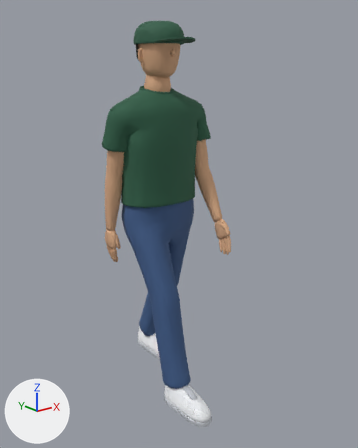
Before and after pictures for a commit that changed the glTF model public/assets/models/cafe-staff-lite.glb.
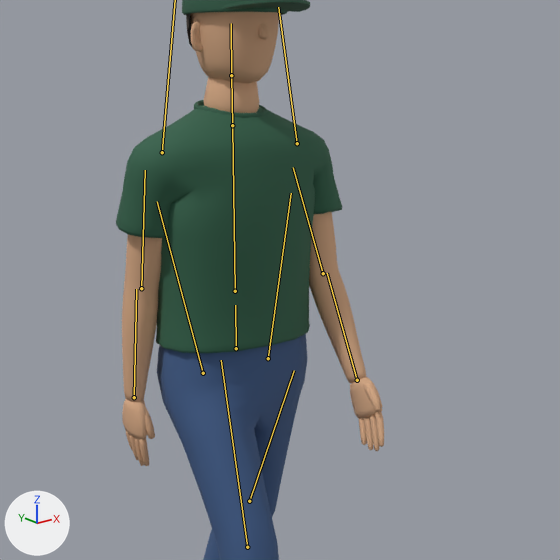
Each version is shown whole from a camera (50 mm lens) standing at (-1.313, -1.784, 1.476) and looking at (0.027, -0.108, 0.806), then close up on the part from 13% to 88% of the width and 8% to 69% of the height. Every picture has the same lights, and +X, +Y and +Z are marked at lower left. The first two pictures are the older version. Both versions are drawn at frame 0 of the action 'Walk'; the numbers are the values there. The bones that change, and the others that lie on the model, are drawn over the model as lines in the close-ups.

In view in the first close-up: 'MannequinBody', 'StaffCap'.
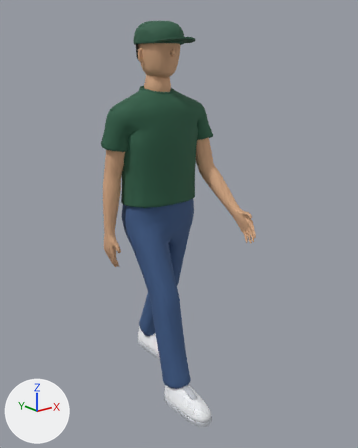
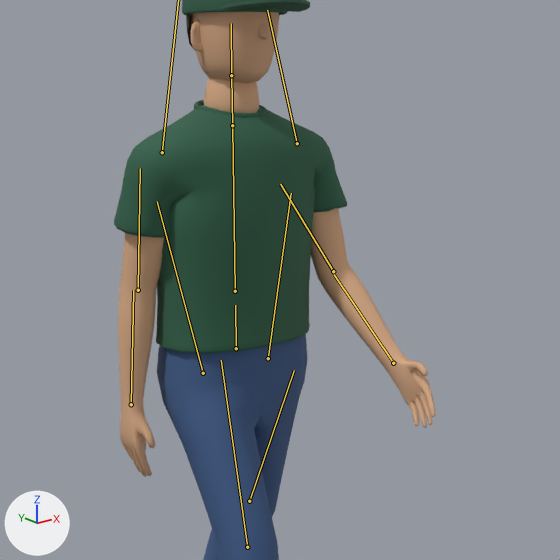
The edits, one by one:
Bone 'LeftArm' (bone_leftarm) turns from (13, 0, 0) to (11, 1, -3) degrees about its own x, y and z.
Bone 'LeftForeArm' (bone_leftforearm) turns from (-5, 0, 0) to (-9, 0, 0) degrees about its own x, y and z.
Bone 'RightArm' (bone_rightarm) turns from (-13, 0, 0) to (-17, 1, 3) degrees about its own x, y and z.
Bone 'RightForeArm' (bone_rightforearm) turns from (-12, 0, 0) to (-28, 0, 0) degrees about its own x, y and z.
Bone 'RightHand' (bone_righthand) turns from (0, 0, 0) to (-4, 0, 0) degrees about its own x, y and z.

What differs and where, as boxes (x1, y1, x2, y2) in the close-ups (560 x 560 px):
'MannequinBody', posed: before (116, 12, 384, 560); after (114, 12, 436, 560)
bone 'LeftForeArm', root to tip: before (141, 288) to (145, 170); after (138, 290) to (140, 168)
bone 'RightArm', root to tip: before (297, 143) to (278, 7); after (297, 143) to (267, 10)
bone 'RightForeArm', root to tip: before (323, 273) to (293, 167); after (333, 271) to (280, 184)
bone 'RightHand', root to tip: before (357, 380) to (327, 273); after (393, 363) to (334, 274)
